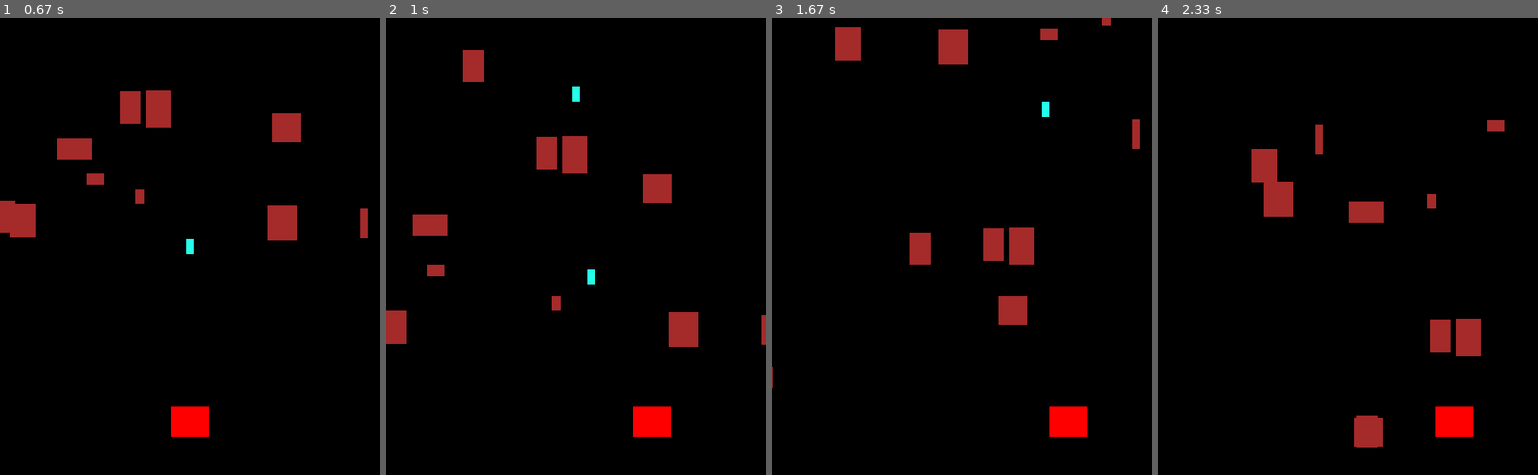
Above: before the commit, frames 1-4 (left to right).
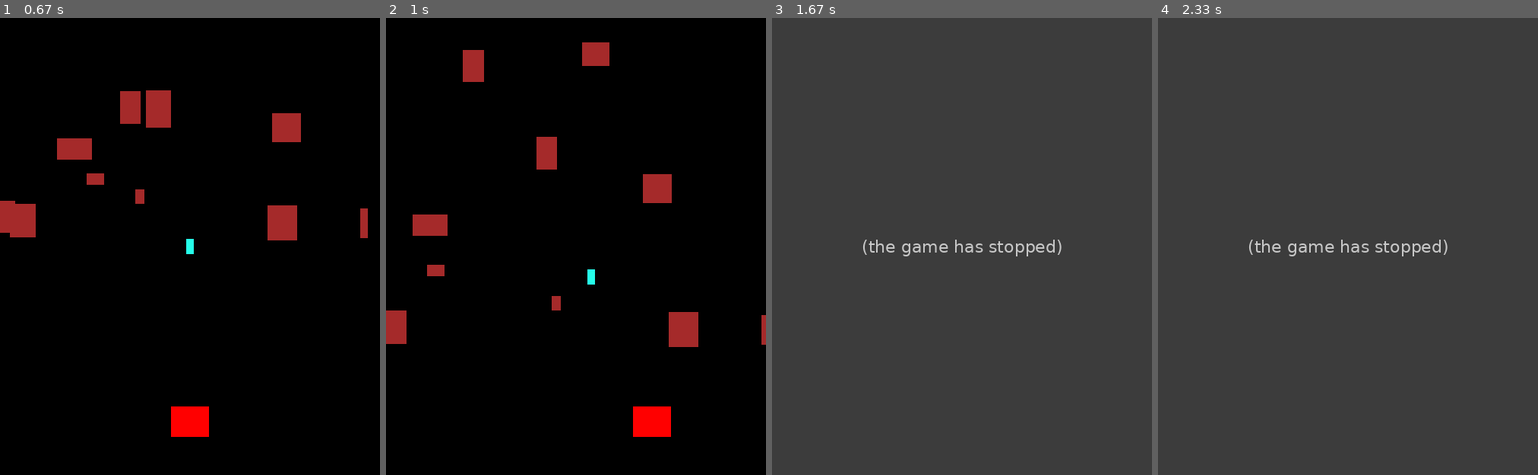
Above: after the commit, the same moments.

Repository: Zukimojito/Pygame_shoot-em_up
Game: pygame game, started from main.py
Same seed, same stepped clock (60 frames per second), same inputs: the game is played once before the commit and once after it.
Inputs:
- Up to frame 1 (0.67 s): tap Space at 0.33 s
- Up to frame 2 (1 s): hold Right from 0.67 s (still down); tap Space at 0.73 s
- Up to frame 3 (1.67 s): tap Space at 1.03 s; release Right at 1.13 s
- Up to frame 4 (2.33 s): no input

Frame 1 is identical in both runs. In frame 2, 1.0% of the frame differs, in the area x 46-59%, y 5-34%; in frame 3, 100%, in the area x 0-100%, y 0-100%; in frame 4, 100%.
After the commit the program exited at 1.18 s; later frames show no game.

Commit message:
add collision with bullet, rock and player

Diff:
--- a/main.py
+++ b/main.py
@@ -45,6 +45,7 @@
     def shoot(self) :
         bullet = Bullet(self.rect.centerx,self.rect.top)
         all_sprites.add(bullet)
+        Bullet_collision.add(bullet)
 
 class Rock(pygame.sprite.Sprite) :
     def __init__(self) :
@@ -85,11 +86,14 @@
             self.kill()
 
 all_sprites = pygame.sprite.Group()
+Rock_collision = pygame.sprite.Group()
+Bullet_collision = pygame.sprite.Group()
 player = Player()
 all_sprites.add(player)
 for i in range(0,10) :
     rock = Rock()
     all_sprites.add(rock)
+    Rock_collision.add(rock)
 
 #Running screen
 running = True
@@ -111,6 +115,15 @@
 
     #Update
     all_sprites.update()
+    Hit = pygame.sprite.groupcollide(Rock_collision,Bullet_collision,True,True)
+    for i in Hit :
+        rock = Rock()
+        all_sprites.add(rock)
+        Rock_collision.add(rock)
+
+    hit_player = pygame.sprite.spritecollide(player, Rock_collision, True)
+    if hit_player :
+        running = False
 
     #draw the colors on background
     screen.fill(BLACK)
